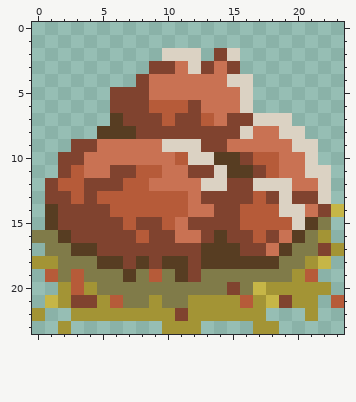
Pixel-art sprite, stored at Assets/Art_sprite/Little Bush.png. Above: the version before the commit.
The file is 24x24 pixels.
New version:
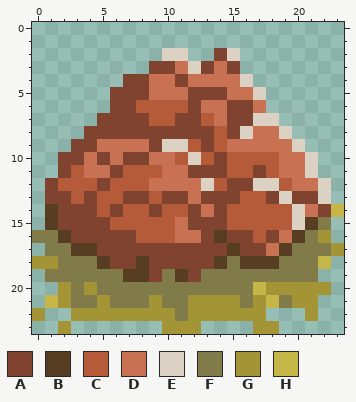
Palette (. is transparent): A #80432f  B #573d22  C #b65b39  D #c97253  E #dbd2c3  F #807b49  G #a39435  H #c6b647
Commit message: Ny liten buske
From old to new:
@@ x 0..23 @@
  1 ........................
- 2 ..........EEE.AE........
+ 2 ..........EE..AE........
  3 .........AADEADA........
- 4 ........ADDDDDDEE.......
- 5 ......AAADDDDDDDE.......
- 6 ......AAACCCADDDE.......
- 7 ......BAAACAACDAAEEE....
- 8 .....BBBAAAAAAAAEDDEE...
- 9 ...AADDDDDEEEAADDDDDEE..
-10 ..AADDDDDDDCEEBBACCDDE..
-11 ..ACDDAACCDDAAEBBACDDEE.
-12 .ACCAAACCDDDDEEAAEEEDDE.
-13 .AACACCCCCCCDAAAACAEAAE.
-14 .BAAAACCCCCCDDAACCCEEDAH
-15 .BAAAAACAACDAAAACCCCEBF.
-16 FFBAAAAACAADDABAACADBFG.
-17 .FFBBAAAAAAAABBBAADBFFAG
-18 GGFFFBBABABBABBBBBBFFGH.
-19 .CFCFFFBFCFBAFFFFFFFGC..
-20 ..GCGFFFFFFFFFFAFHGGGGG.
-21 .HGAAGCFFGFFGGGGCGHAGG.C
-22 G..GGGGGGGGAGGGGGG...G..
+ 4 .......AADDADDDDE.......
+ 5 ......AAADDDAAADDE......
+ 6 ......AACCCCADDAAD......
+ 7 .....AAAACCAACDAAEE.....
+ 8 ....AAAAAAAAAACAEDDE....
+ 9 ...AADDDDAEECACDDDDDE...
+10 ..AADADAADDCECACCCCDDE..
+11 ..ACDDACCCDDAAACCACDDE..
+12 .ACCCACCCDDDDECAAEECDDE.
+13 .AACACCAACAADAAACCAEAAE.
+14 .BAAACACCACCADACCCCCEDAH
+15 .BAAAACCCCCDAAACCCCCEBF.
+16 FFBAAAAACCCDDABAACADBFG.
+17 .FFBBAAAAAAAAAABAADBFFFG
+18 GGFFFBAABAAAAABFBBBFFFH.
+19 .FFFFFFBBAFBAFFFFFFFFF..
+20 ..GFGFFFFFFFFFFFFHGGGGG.
+21 .HGFFGFFFGFFGGGGFGHFGG..
+22 G..GGGGGGGGFGGGGGG...G..
 23 ..G.......GGG....GG.....
Pixel boxes of the changes (left, top, right, bottom) in both pictures:
changed: (45, 48, 344, 321)
